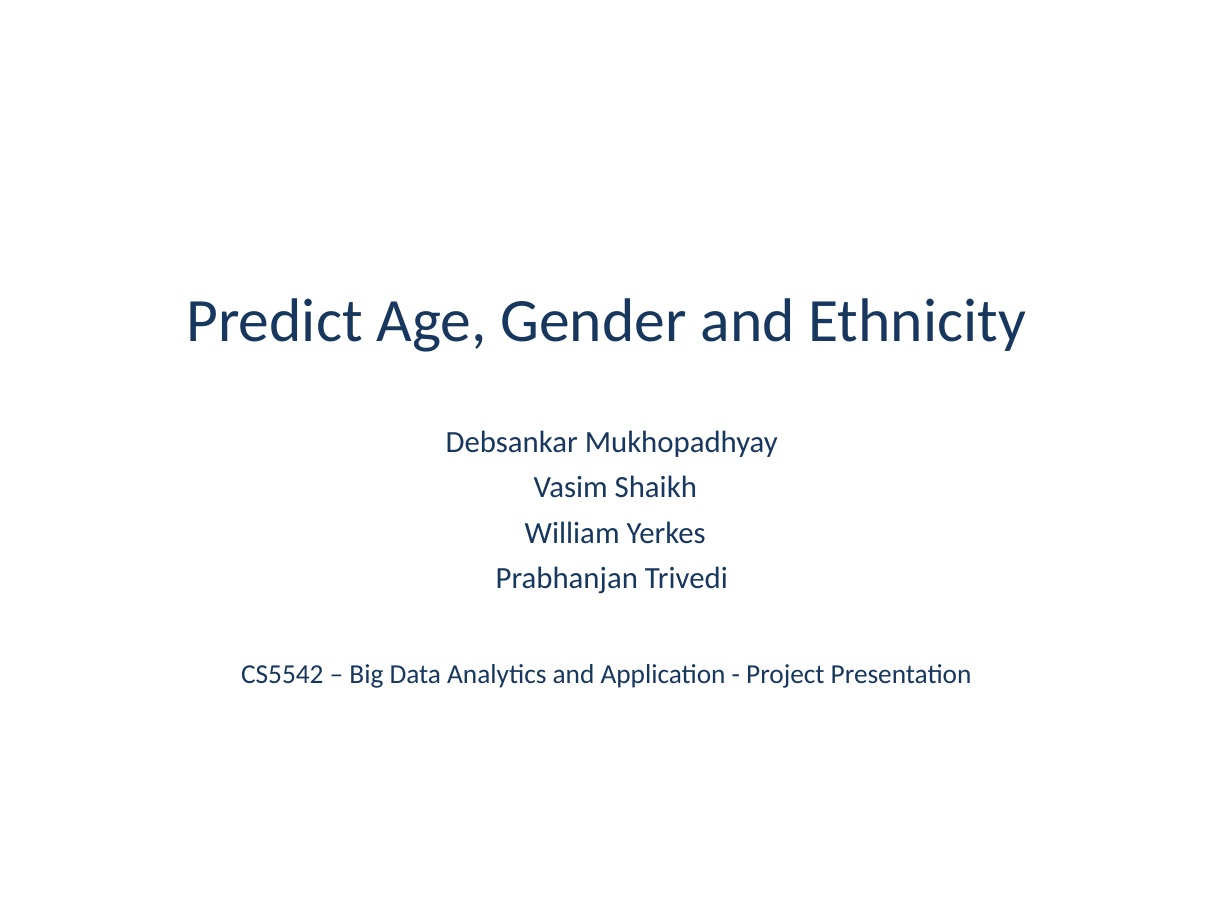
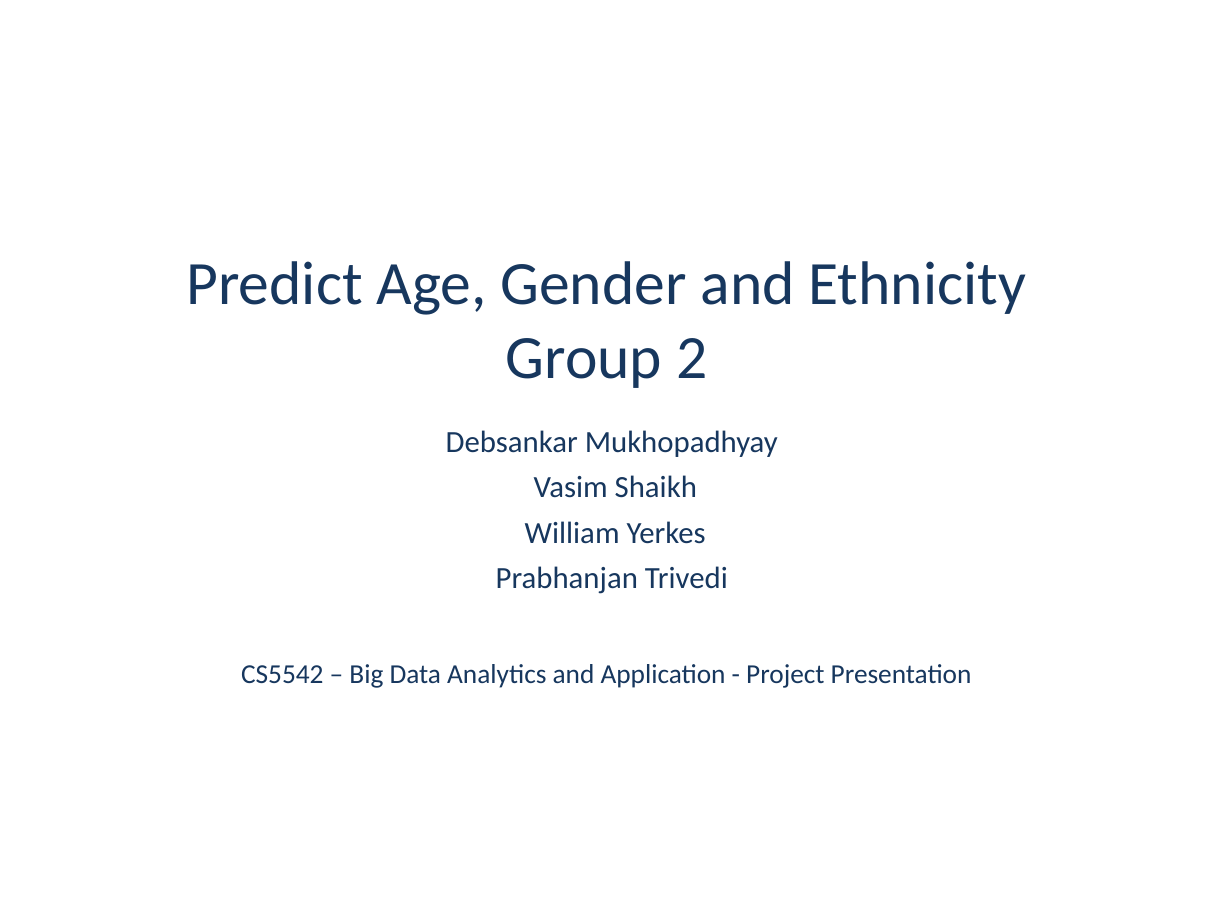
Before and after one commit to dmf49/cs5542FinalProject, a slide deck: slide 1 of Project Presentaion - Group 2- v1.2.0.pptx. Drawn at 1232x924 pixels with LibreOffice and Linux fonts; fonts in the diff are those of the drawing; background and template pictures are left out. Boxes give left, top, right and bottom in pixels: in the first picture for what was removed or moved away, otherwise in the second. Text is boxed around its words. In the diff, an @@ line names an element or a change of style, - is before the commit and + after.

```diff
--- a/Project Presentaion - Group 2- v1.2.0.pptx
+++ b/Project Presentaion - Group 2- v1.2.0.pptx
@@ text at box(506, 338, 707, 388): paragraph added @@
+Group 2
```
Also in this commit, not shown: 6 other slides changed, 7 slides added, 5 slides removed.
